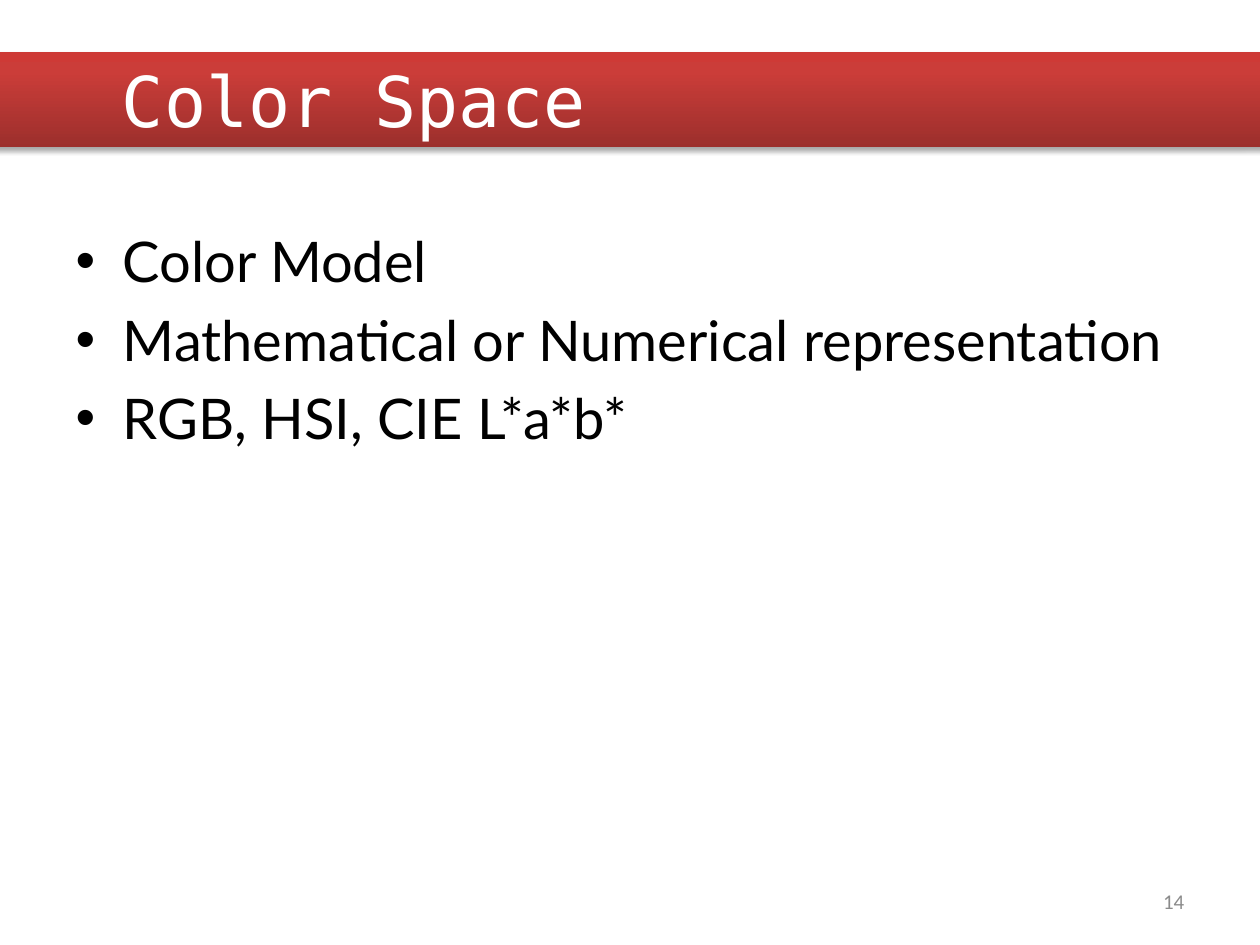
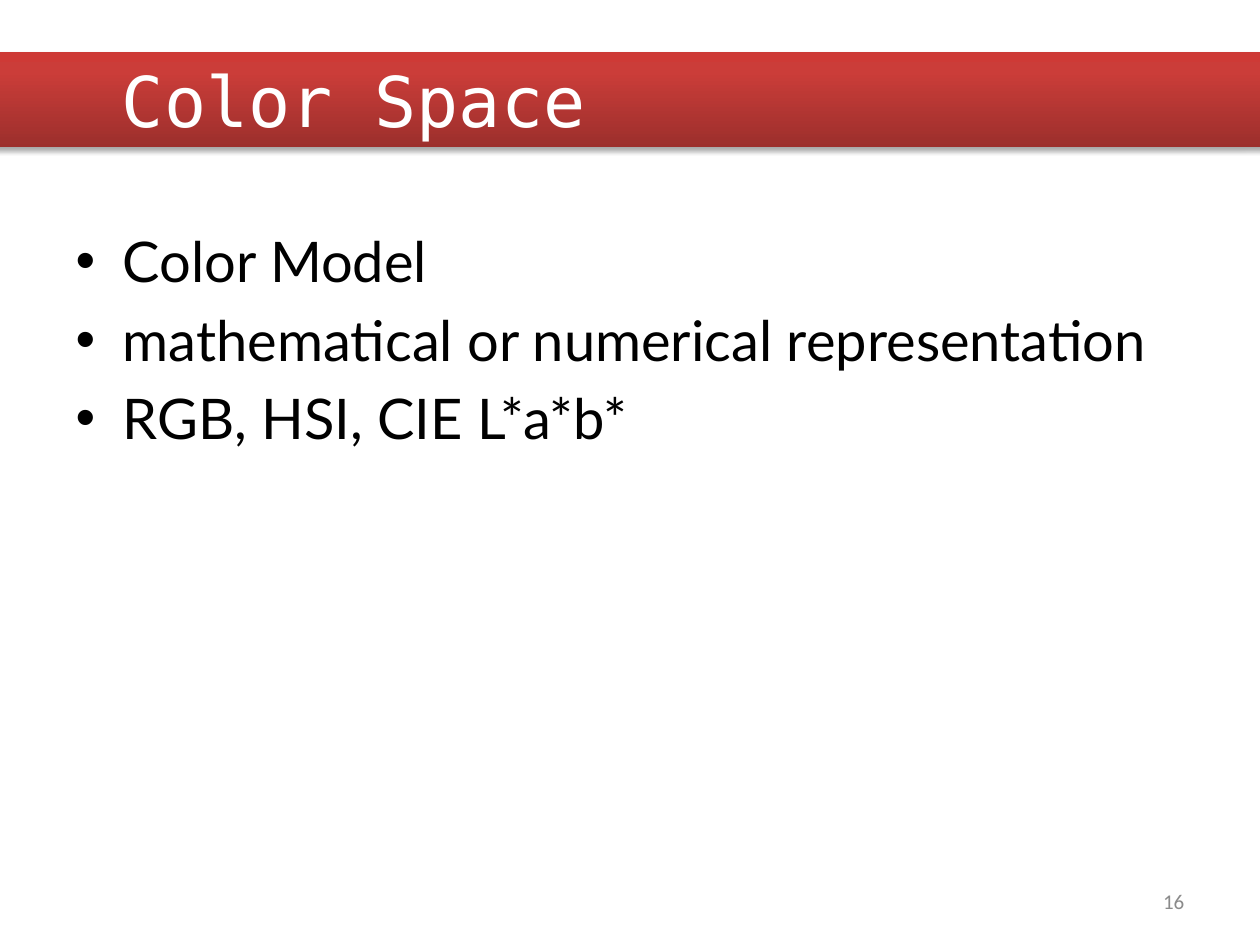
Before and after one commit to dorooobu/Tomato-Classification, a slide deck: slide 16 of Documents/First Presentation.pptx (slide 14 before the commit). Drawn at 1260x945 pixels with LibreOffice and Linux fonts; fonts in the diff are those of the drawing; background and template pictures are left out. Boxes give left, top, right and bottom in pixels: in the first picture for what was removed or moved away, otherwise in the second. Text is boxed around its words. In the diff, an @@ line names an element or a change of style, - is before the commit and + after.

```diff
--- a/Documents/First Presentation.pptx
+++ b/Documents/First Presentation.pptx
@@ text at bbox=[123, 319, 1146, 371]: text changed @@
-• Mathematical or Numerical representation
+• mathematical or numerical representation
@@ page number at bbox=[1163, 895, 1184, 909]: text changed @@
-14
+16
```
Also in this commit, not shown: 17 other slides changed, 2 slides added.
